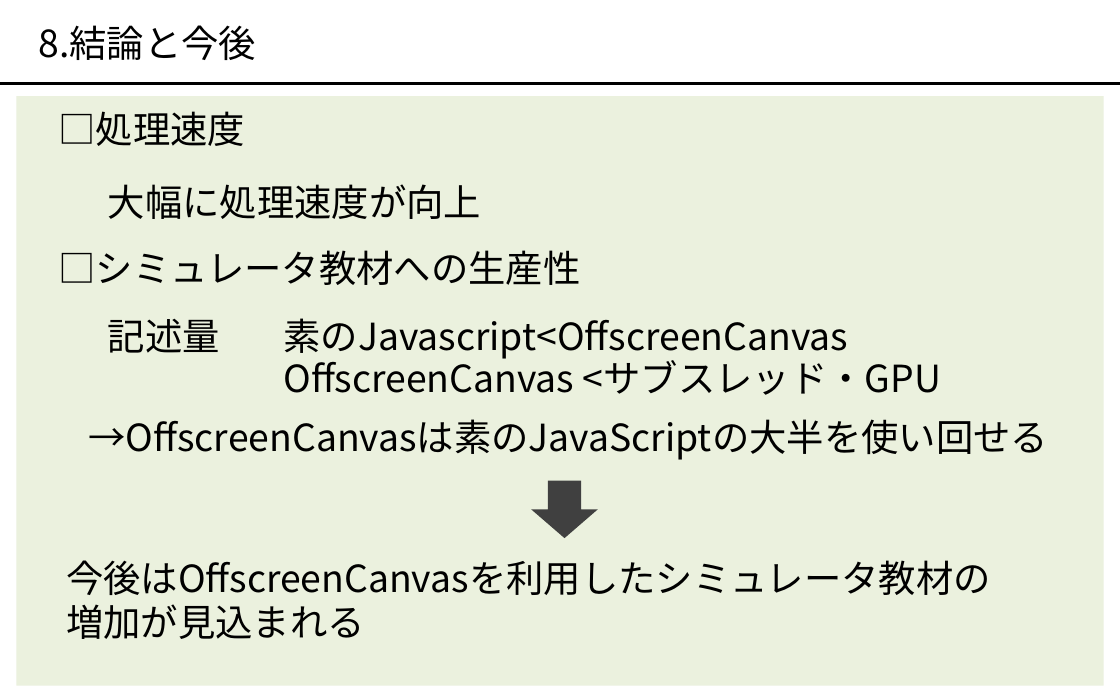
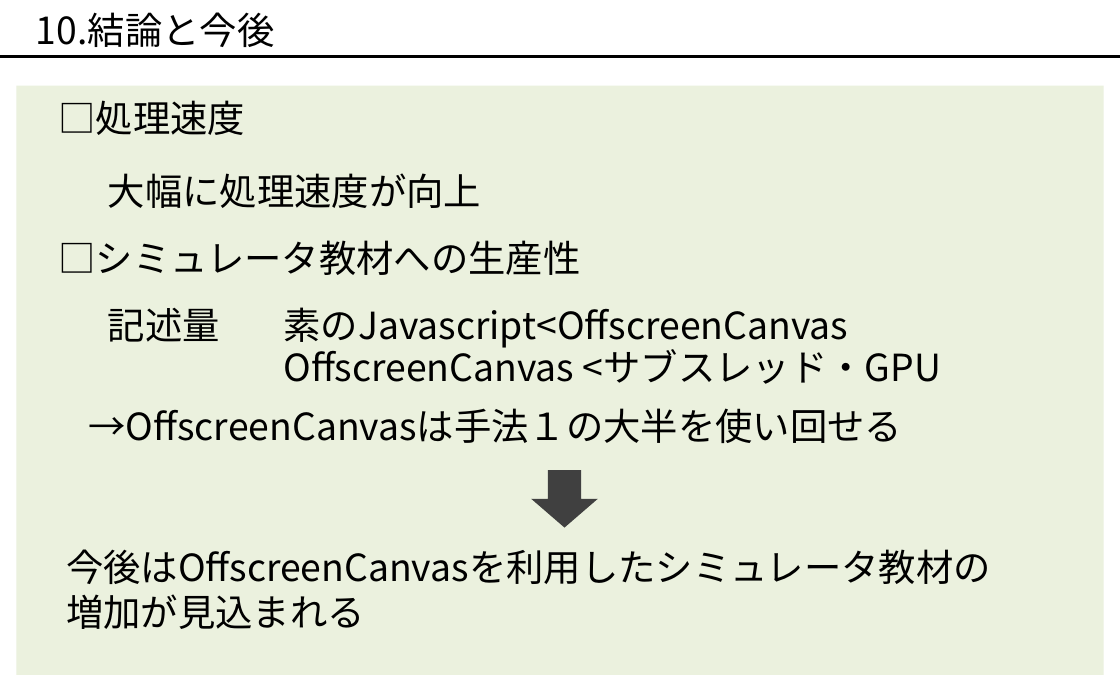
Before and after one commit to okmtaoo/-, a slide deck: slide 11 of presentation/出す.pptx (slide 10 before the commit). Drawn at 1120x700 pixels with LibreOffice and Linux fonts; fonts in the diff are those of the drawing. Boxes give left, top, right and bottom in pixels: in the first picture for what was removed or moved away, otherwise in the second. Text is boxed around its words. In the diff, an @@ line names an element or a change of style, - is before the commit and + after.

```diff
--- a/presentation/出す.pptx
+++ b/presentation/出す.pptx
@@ text at [36,12,274,47]: text changed @@
-8.結論と今後
+10.結論と今後
@@ line moved from (0, 84) - (1120, 84) to (0, 57) - (1120, 57) @@
@@ text removed at [88,419,1048,460] @@
-→OffscreenCanvasは素のJavaScriptの大半を使い回せる
@@ text added at [89,408,903,443], 24 pt, text #000000 @@
+→OffscreenCanvasは手法１の大半を使い回せる
@@ 7 texts, 1 rectangle, 1 down arrow: place and size @@
-7 texts, 1 rectangle, 1 down arrow at [17,96,1104,685]
+7 texts, 1 rectangle, 1 down arrow at [17,85,1104,674]
```
Also in this commit, not shown: 8 other slides changed, 4 slides added, 6 slides removed, 1 other file.
